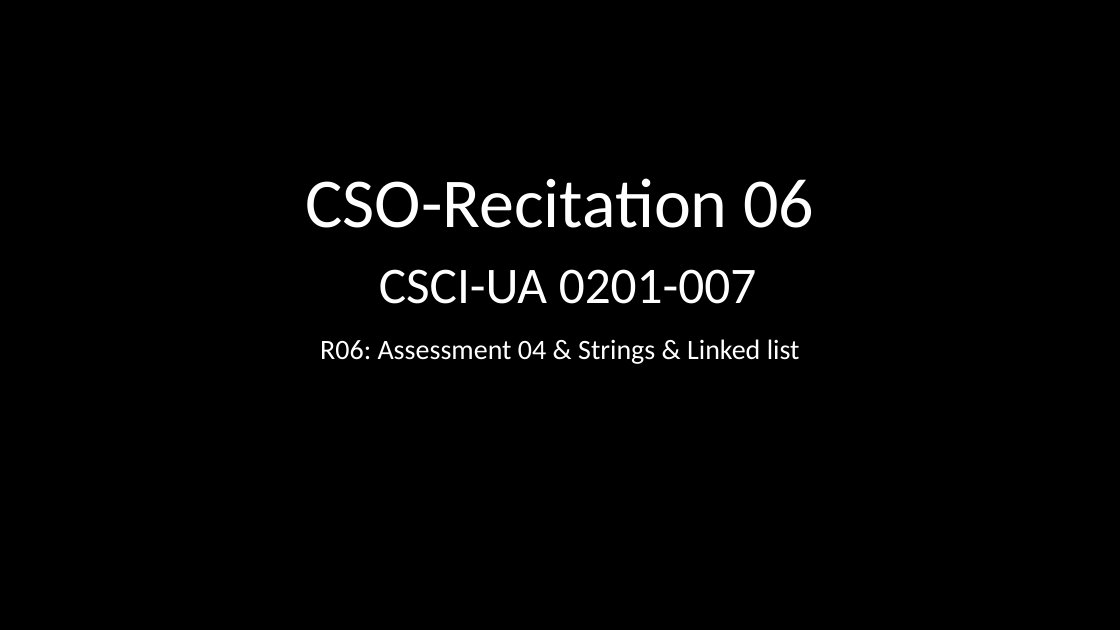
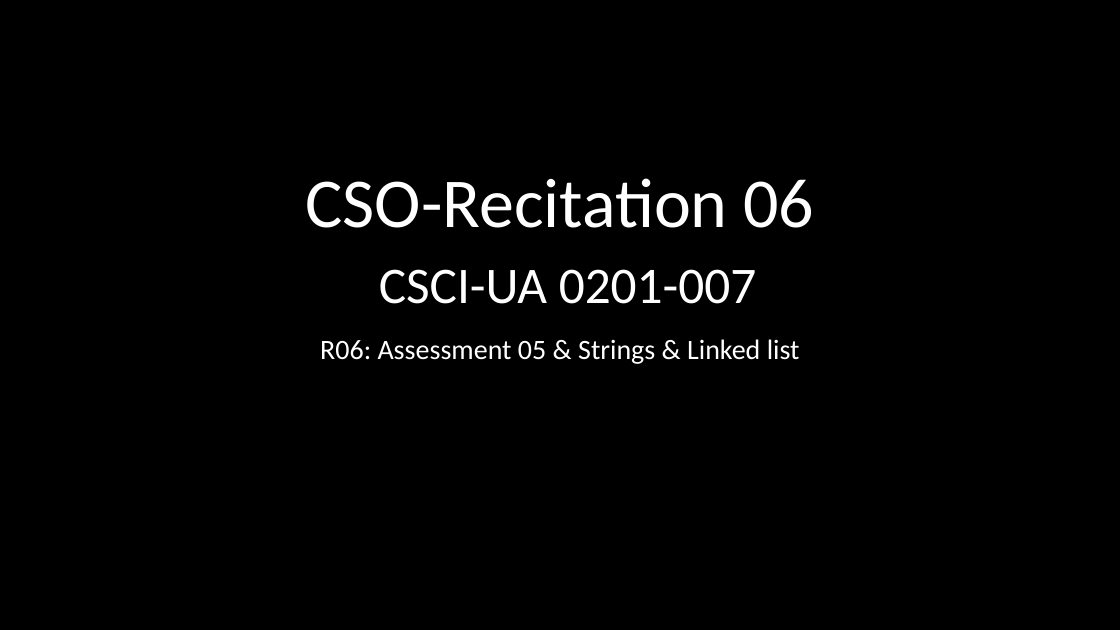
Before and after one commit to NYU-CSO/nyu-cso.github.io, a slide deck: slide 1 of rec-notes/r06.pptx. Drawn at 1120x630 pixels with LibreOffice and Linux fonts; fonts in the diff are those of the drawing. Boxes give left, top, right and bottom in pixels: in the first picture for what was removed or moved away, otherwise in the second. Text is boxed around its words. In the diff, an @@ line names an element or a change of style, - is before the commit and + after.

```diff
--- a/rec-notes/r06.pptx
+++ b/rec-notes/r06.pptx
@@ subtitle at box(320, 339, 800, 364): text changed @@
-R06: Assessment 04 & Strings & Linked list
+R06: Assessment 05 & Strings & Linked list
```
Also in this commit, not shown: 8 other slides changed, 13 slides added, 12 slides removed, 1 other file.
